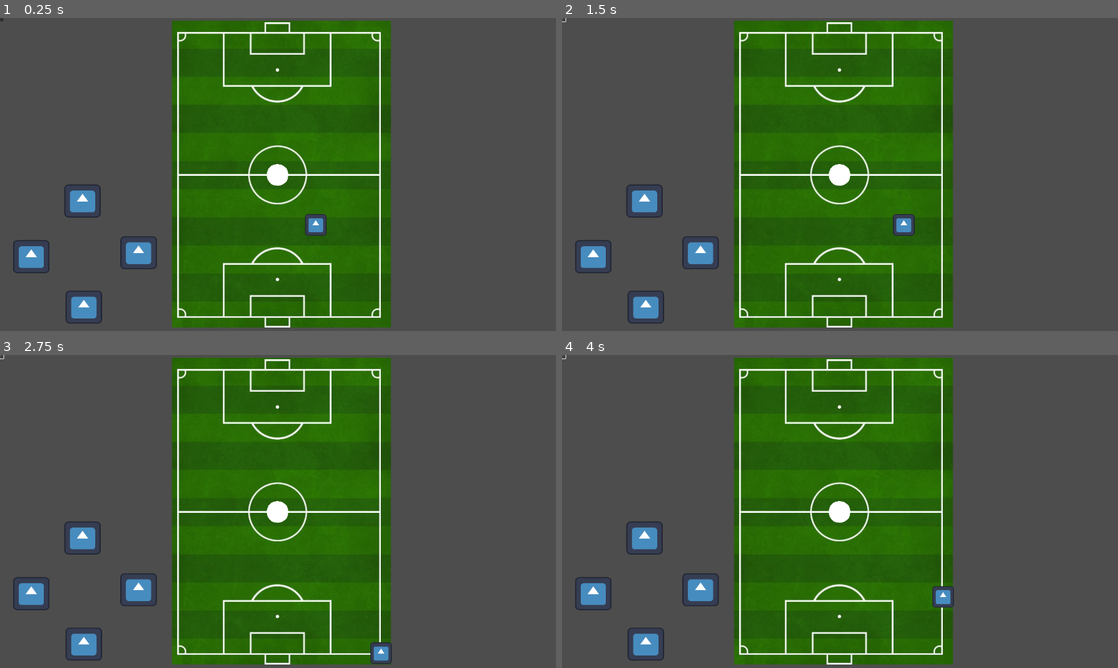
Above: before the commit, frames 1-4 (two rows, left to right).
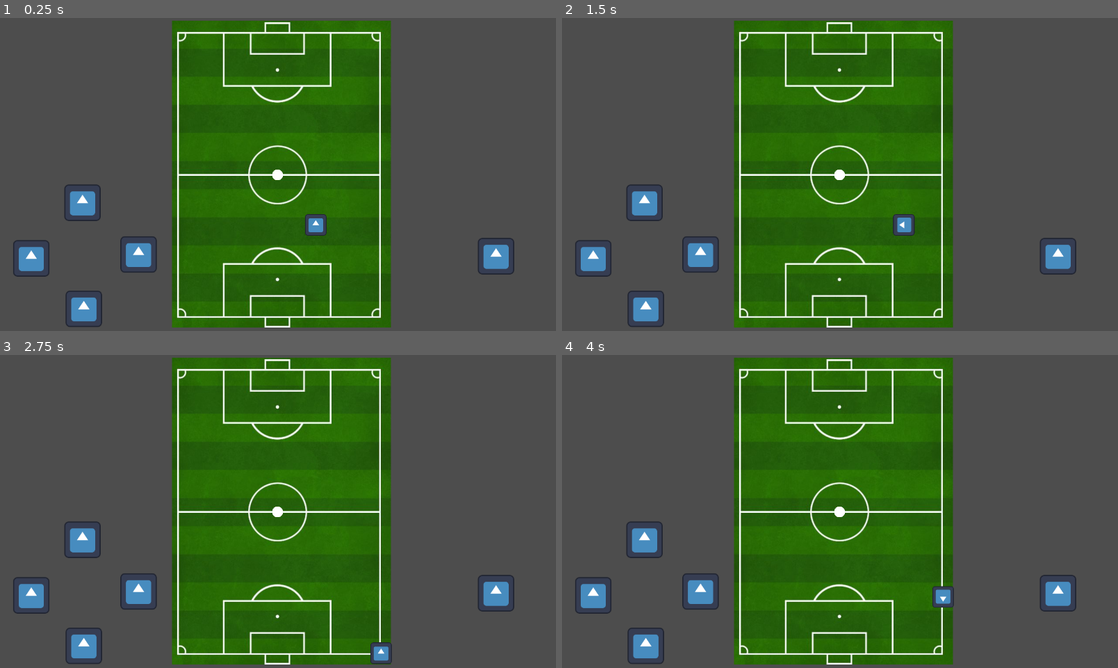
Above: after the commit, the same moments.

Repository: batmanonabike/fanatical_football
Game: Godot game, scene res://game.tscn
The game is run twice, just before and just after one commit, with the same random seed, the same clock (stepped at 60 frames per second) and the same inputs. The engine's default icon, where the game draws it, is replaced by a stand-in: a white triangle on a blue panel in a dark square.
Inputs (mouse positions are in pixels of both pictures, inside the frame that each line leads up to):
- Up to frame 1 (0.25 s): no input
- Up to frame 2 (1.5 s): click (562, 21) at 0.52 s; tap Enter at 1.25 s; hold D (right) from 1.28 s (still down)
- Up to frame 3 (2.75 s): release D (right) at 2.03 s; hold S (backward) from 2.03 s (still down)
- Up to frame 4 (4 s): release S (backward) at 2.78 s; hold D (right) 2.78-3.53 s; tap Space at 3.5 s; hold W (forward) from 3.53 s (still down)

The runs differ from the first frame. In frame 1, 1.2% of the frame differs, in the area x 0-93%, y 0-99%; in frame 2, 1.2%; in frame 3, 1.2%; in frame 4, 1.2%.

Commit message:
Dribbling added

Diff:
--- a/ball/ball.gd
+++ b/ball/ball.gd
@@ -1,6 +1,11 @@
 extends Area2D
 
+var original_scale: Vector2 = scale
 
+var dribbling: bool = false
+var player_dribbling: CharacterBody2D
+
+var bodies_colliding: Array[Node2D]
 # Called when the node enters the scene tree for the first time.
 func _ready():
 	Global.ball = self
@@ -8,5 +13,16 @@
 
 
 # Called every frame. 'delta' is the elapsed time since the previous frame.
-func _process(delta):
-	pass
+func _physics_process(delta):
+	bodies_colliding = get_overlapping_bodies()
+	if bodies_colliding.size() == 1:
+		dribbling = true
+		player_dribbling = bodies_colliding[0]
+	if dribbling:
+		global_position = player_dribbling.get_node("Node2D/DribbleLocation").global_position
+
+# minimum y = 1.0
+# 1 = stadium
+# 10 = camera
+func simulate_y_level(y: float):
+	scale = original_scale * y
--- a/ball/ball.tscn
+++ b/ball/ball.tscn
@@ -3,7 +3,7 @@
 [ext_resource type="Script" path="res://ball/ball.gd" id="1_oxpuq"]
 
 [sub_resource type="CircleShape2D" id="CircleShape2D_si0c1"]
-radius = 25.0
+radius = 12.5
 
 [node name="Ball" type="Area2D"]
 script = ExtResource("1_oxpuq")
@@ -12,4 +12,5 @@
 shape = SubResource("CircleShape2D_si0c1")
 
 [node name="Polygon2D" type="Polygon2D" parent="."]
+scale = Vector2(0.5, 0.5)
 polygon = PackedVector2Array(25, -1, 24, -7, 22, -13, 19, -17, 12, -22, 7, -24, 0, -25, -7, -24, -15, -21, -21, -14, -24, -7, -25, 0, -24, 7, -22, 12, -18, 18, -13, 22, -7, 24, 1, 25, 7, 24, 12, 22, 18, 18, 22, 13, 24, 7)
--- a/controls/controls.tscn
+++ b/controls/controls.tscn
@@ -7,35 +7,37 @@
 layout_mode = 3
 anchors_preset = 0
 
-[node name="TouchScreenButton" type="TouchScreenButton" parent="."]
+[node name="up" type="TouchScreenButton" parent="."]
 position = Vector2(148, 383)
-scale = Vector2(0.65625, 0.59375)
+scale = Vector2(0.656, 0.656)
 texture_normal = ExtResource("1_r7s3j")
 action = "forward"
 script = ExtResource("1_big1t")
 
-[node name="TouchScreenButton2" type="TouchScreenButton" parent="."]
+[node name="down" type="TouchScreenButton" parent="."]
 position = Vector2(151, 627)
-scale = Vector2(0.65625, 0.59375)
+scale = Vector2(0.656, 0.656)
 texture_normal = ExtResource("1_r7s3j")
 action = "backward"
 script = ExtResource("1_big1t")
 
-[node name="TouchScreenButton3" type="TouchScreenButton" parent="."]
+[node name="right" type="TouchScreenButton" parent="."]
 position = Vector2(277, 502)
-scale = Vector2(0.65625, 0.59375)
+scale = Vector2(0.656, 0.656)
 texture_normal = ExtResource("1_r7s3j")
 action = "right"
 script = ExtResource("1_big1t")
 
-[node name="TouchScreenButton4" type="TouchScreenButton" parent="."]
+[node name="left" type="TouchScreenButton" parent="."]
 position = Vector2(30, 511)
-scale = Vector2(0.65625, 0.59375)
+scale = Vector2(0.656, 0.656)
 texture_normal = ExtResource("1_r7s3j")
 action = "left"
 script = ExtResource("1_big1t")
 
-[node name="Button" type="Button" parent="."]
-layout_mode = 0
-offset_right = 8.0
-offset_bottom = 8.0
+[node name="shoot" type="TouchScreenButton" parent="."]
+position = Vector2(1100, 506)
+scale = Vector2(0.656, 0.656)
+texture_normal = ExtResource("1_r7s3j")
+action = "shoot"
+script = ExtResource("1_big1t")
--- a/player/player.gd
+++ b/player/player.gd
@@ -3,13 +3,16 @@
 
 const SPEED: float = 300.0
 
+var direction_x: float
+var direction_y: float
+
+@onready var dribble_and_sprite = $Node2D
 func _ready():
 	add_collision_exception_with(Global.ball)
 
 func _physics_process(delta):
-
-	var direction_x: float = Input.get_axis("left", "right")
-	var direction_y: float = Input.get_axis("forward", "backward")
+	direction_x = Input.get_axis("left", "right")
+	direction_y = Input.get_axis("forward", "backward")
 	if direction_x:
 		velocity.x = direction_x * SPEED
 	else:
@@ -21,6 +24,14 @@
 		velocity.y = 0
 		#velocity.y = move_toward(velocity.y, 0, SPEED)
 	velocity = velocity.normalized() * SPEED
+	if velocity.x and not velocity.y:
+		dribble_and_sprite.rotation = deg_to_rad(270) if velocity.x > 0 else deg_to_rad(90)
+	elif velocity.y and not velocity.x:
+		dribble_and_sprite.rotation = deg_to_rad(0) if velocity.y > 0 else deg_to_rad(180)
+	elif velocity.y and velocity.x:
+		if velocity.y > 0:
+			dribble_and_sprite.rotation = deg_to_rad(45) if velocity.x < 0 else deg_to_rad(-45)
+		else:
+			dribble_and_sprite.rotation = deg_to_rad(90 + 35) if velocity.x < 0 else deg_to_rad(245)
+
 	var collision: KinematicCollision2D = move_and_collide(velocity * delta)
-
-	print(collision)
--- a/player/player.tscn
+++ b/player/player.tscn
@@ -11,10 +11,16 @@
 collision_mask = 17
 script = ExtResource("1_1jdsb")
 
-[node name="Sprite2D" type="Sprite2D" parent="."]
+[node name="Collisions" type="CollisionShape2D" parent="."]
+position = Vector2(-1.5, -1)
+shape = SubResource("RectangleShape2D_0hmd5")
+
+[node name="Node2D" type="Node2D" parent="."]
+
+[node name="Sprite2D" type="Sprite2D" parent="Node2D"]
 scale = Vector2(0.383, 0.383)
 texture = ExtResource("2_breoj")
 
-[node name="Collisions" type="CollisionShape2D" parent="."]
-position = Vector2(-1.5, -1)
-shape = SubResource("RectangleShape2D_0hmd5")
+[node name="DribbleLocation" type="Marker2D" parent="Node2D"]
+position = Vector2(0, 30)
+gizmo_extents = 21.8
--- a/project.godot
+++ b/project.godot
@@ -47,6 +47,11 @@
 "events": [Object(InputEventKey,"resource_local_to_scene":false,"resource_name":"","device":0,"window_id":0,"alt_presse …(189 unchanged characters)…
 ]
 }
+shoot={
+"deadzone": 0.5,
+"events": [Object(InputEventKey,"resource_local_to_scene":false,"resource_name":"","device":0,"window_id":0,"alt_pressed":false,"shift_pressed":false,"ctrl_pressed":false,"meta_pressed":false,"pressed":false,"keycode":0,"physical_keycode":81,"key_label":0,"unicode":0,"location":0,"echo":false,"script":null)
+]
+}
 
 [layer_names]
 
